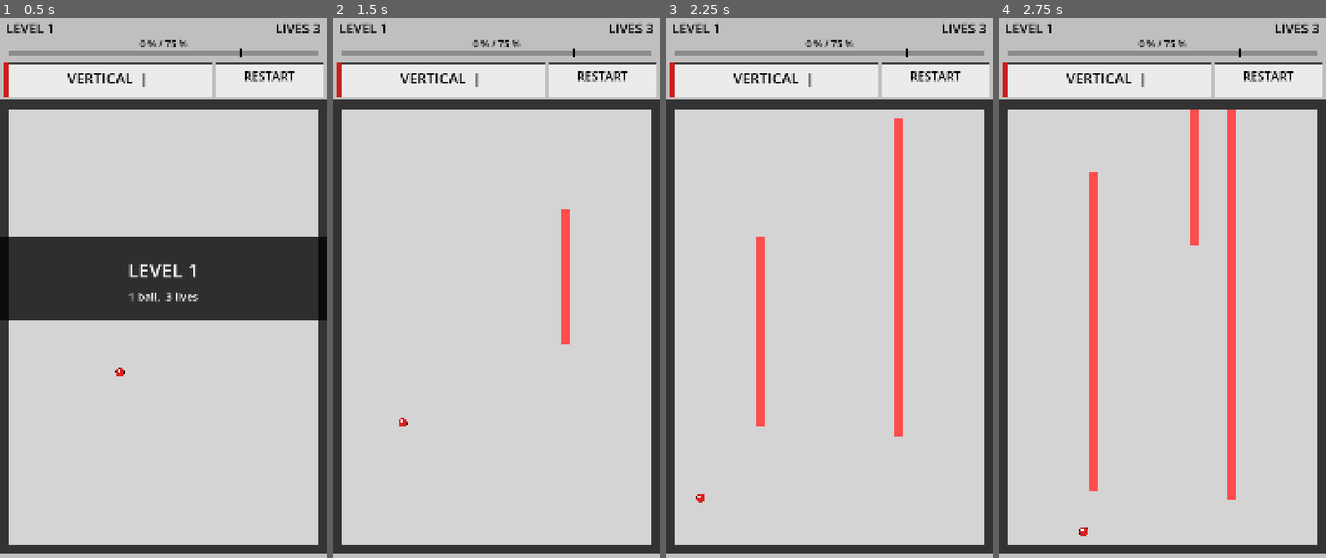
Above: before the commit, frames 1-4 (left to right).
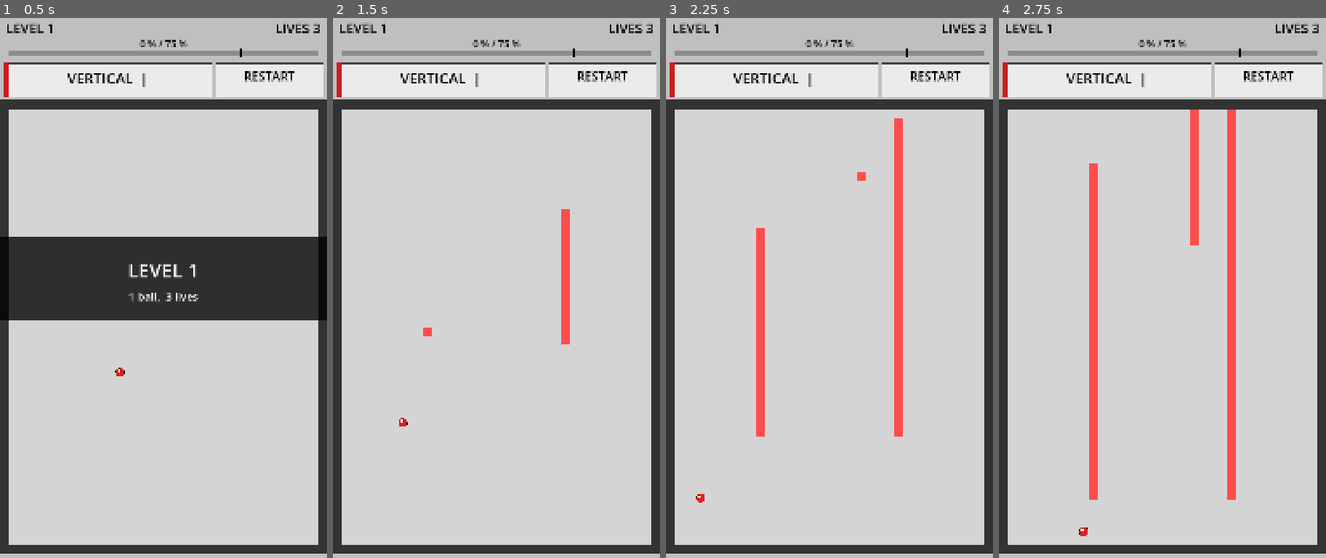
Above: after the commit, the same moments.

Repository: Matswm86/jezzball
Game: Godot game, scene res://scenes/Game.tscn
Same seed, same stepped clock (60 frames per second), same inputs: the game is played once before the commit and once after it.
Inputs (mouse positions are in pixels of both pictures, inside the frame that each line leads up to):
- Up to frame 1 (0.5 s): no input
- Up to frame 2 (1.5 s): tap Enter at 0.5 s; move the mouse to (568, 271) at 0.52 s; click (568, 271) at 0.67 s; move the mouse to (431, 331) at 1.27 s; click (431, 331) at 1.42 s
- Up to frame 3 (2.25 s): move the mouse to (862, 174) at 2.02 s; click (862, 174) at 2.17 s
- Up to frame 4 (2.75 s): no input

Frame 1 is identical in both runs. In frame 2, less than 0.1% of the frame differs, in the area x 27-31%, y 57-59%; in frame 3, 0.1%, in the area x 27-62%, y 28-78%; in frame 4, less than 0.1%.

Commit message:
v0.8.1: gameplay fixes only — speed bump + wall-takes-damage. No gesture.
v0.8 went white again, so the gesture additions broke class-load somehow.
This commit reverts to the working v0.7.1 (= original v0.2 with toggle) and
applies ONLY the two pure gameplay tweaks:

1. _solid_at no longer treats CellState.BUILDING as solid — balls pass into
   building walls and trigger _check_wall_hits, which destroys the wall and
   docks a life. (Previously balls bounced off building walls so could never
   damage them.)

2. BALL_SPEED 320 → 440 px/s, WALL_SPEED 8 → 14 cells/s for snappier feel.

Toggle button stays. Gesture detection deferred to a separate, very-small
diff once we know which exact construct broke v0.8's class-load.

Co-Authored-By: Claude Opus 4.7 (1M context) <noreply@anthropic.com>

Diff:
--- a/scripts/Game.gd
+++ b/scripts/Game.gd
@@ -66,12 +66,6 @@
 # Control button rects, computed once in _ready.
 var rect_toggle: Rect2
 var rect_restart: Rect2
-
-# Gesture state: where finger went down + which cell it landed on.
-var press_x := 0.0
-var press_y := 0.0
-var press_cell_x := -1
-var press_cell_y := -1
 
 func _ready() -> void:
 	randomize()
@@ -312,11 +306,11 @@
 		b["vel"] = vel
 
 func _solid_at(cx: int, cy: int) -> bool:
-	# Building walls are NOT solid — balls pass into them so _check_wall_hits
-	# can destroy the wall and dock a life. Only completed walls bounce balls.
 	if cx < 0 or cx >= COLS or cy < 0 or cy >= ROWS:
 		return true
 	var s = grid[cx][cy]
+	# BUILDING cells are NOT solid: balls pass into them so _check_wall_hits
+	# can destroy the wall and dock a life. Only BORDER/WALL/CAPTURED bounce.
 	return s == CellState.BORDER or s == CellState.WALL or s == CellState.CAPTURED
 
 func _check_wall_hits() -> void:
@@ -367,53 +361,38 @@
 		p = event.position
 	else:
 		return
-
-	if pressed:
-		# End-of-level overlays consume the tap.
-		if state == GameState.LEVEL_WIN:
-			var nxt := level + 1
-			if nxt > MAX_LEVEL:
-				nxt = 1
-			_start_level(nxt)
-			return
-		if state == GameState.LEVEL_LOSE:
-			_start_level(level)
-			return
-		# Toggle button still works as a backup (one-tap on it flips orient).
-		if rect_toggle.has_point(p):
-			orient_vertical = !orient_vertical
-			btn_toggle_flash = 0.25
-			queue_redraw()
-			press_cell_x = -1
-			return
-		if rect_restart.has_point(p):
-			btn_restart_flash = 0.25
-			_start_level(level)
-			press_cell_x = -1
-			return
-		# Field tap — record position + cell, but DO NOT start the wall yet.
-		press_cell_x = -1
-		if p.y >= FIELD_Y and p.y < FIELD_Y + FIELD_H and p.x >= FIELD_X and p.x < FIELD_X + FIELD_W:
-			var cx := int((p.x - FIELD_X) / CELL)
-			var cy := int((p.y - FIELD_Y) / CELL)
-			if cx >= 1 and cx < COLS - 1 and cy >= 1 and cy < ROWS - 1 and grid[cx][cy] == CellState.EMPTY:
-				press_x = p.x
-				press_y = p.y
-				press_cell_x = cx
-				press_cell_y = cy
-		return
-
-	# RELEASED: if we have a pending field-press, decide direction from the
-	# swipe delta, then commit the wall at the originally-tapped cell.
-	if press_cell_x < 0:
-		return
-	var dx := abs(p.x - press_x)
-	var dy := abs(p.y - press_y)
-	if dx > 30.0 or dy > 30.0:
-		orient_vertical = dy >= dx
-	if grid[press_cell_x][press_cell_y] == CellState.EMPTY:
-		_start_wall(press_cell_x, press_cell_y)
-	press_cell_x = -1
+	if not pressed:
+		return
+
+	# End-of-level overlays consume the tap regardless of where it lands.
+	if state == GameState.LEVEL_WIN:
+		var nxt := level + 1
+		if nxt > MAX_LEVEL:
+			nxt = 1
+		_start_level(nxt)
+		return
+	if state == GameState.LEVEL_LOSE:
+		_start_level(level)
+		return
+
+	# Top-mounted control row first.
+	if rect_toggle.has_point(p):
+		orient_vertical = !orient_vertical
+		btn_toggle_flash = 0.25
+		queue_redraw()
+		return
+	if rect_restart.has_point(p):
+		btn_restart_flash = 0.25
+		_start_level(level)
+		return
+
+	# Otherwise treat as a wall-start tap inside the field.
+	if p.y >= FIELD_Y and p.y < FIELD_Y + FIELD_H and p.x >= FIELD_X and p.x < FIELD_X + FIELD_W:
+		var cx := int((p.x - FIELD_X) / CELL)
+		var cy := int((p.y - FIELD_Y) / CELL)
+		if cx >= 1 and cx < COLS - 1 and cy >= 1 and cy < ROWS - 1:
+			if grid[cx][cy] == CellState.EMPTY:
+				_start_wall(cx, cy)
 
 func _start_wall(cx: int, cy: int) -> void:
 	var w := {
